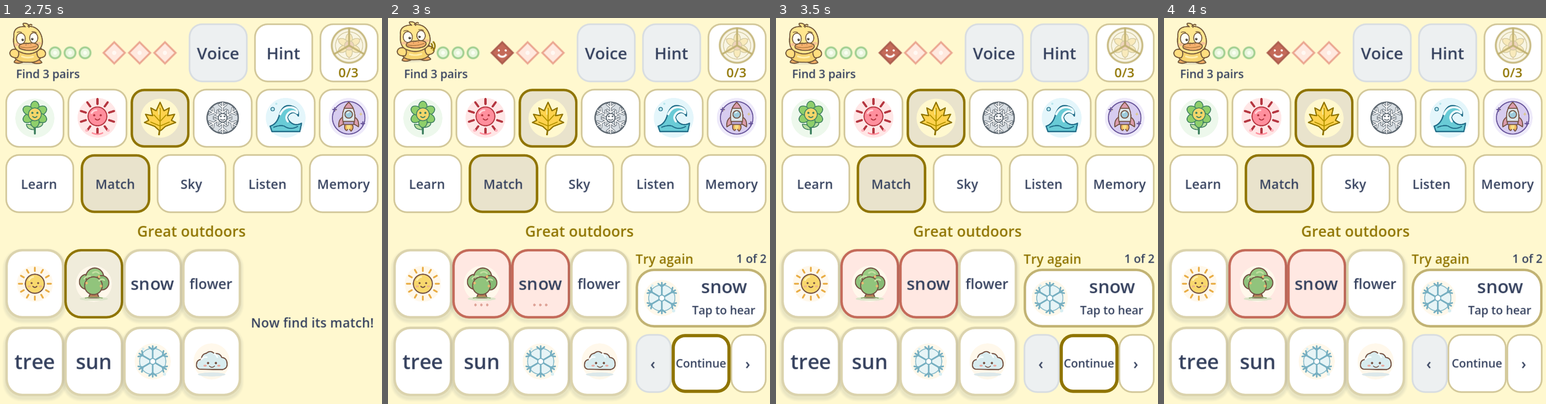
Above: before the commit, frames 1-4 (left to right).
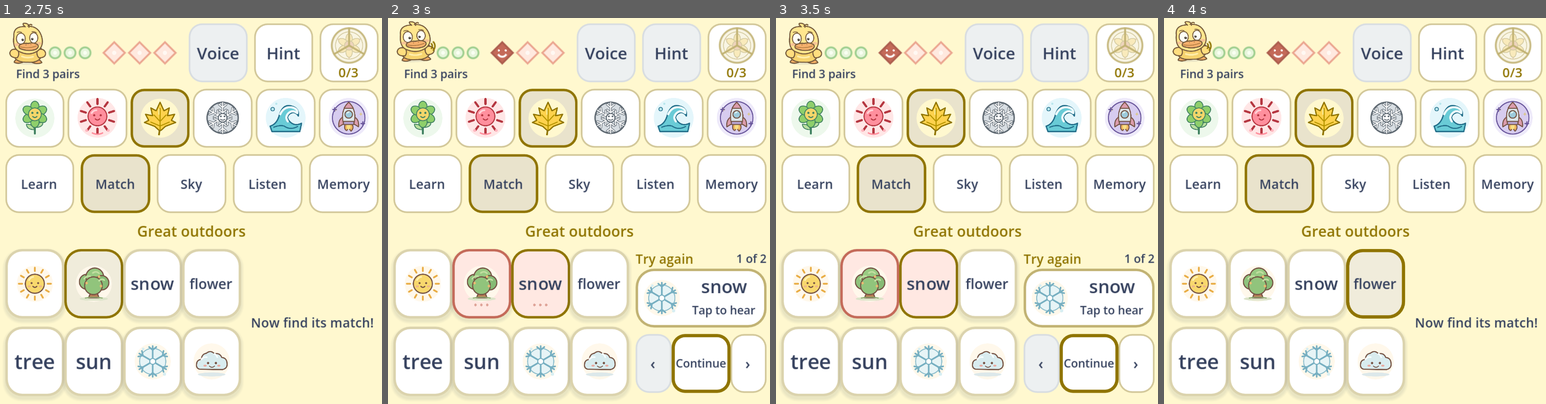
Above: after the commit, the same moments.

Repository: muji-wyh/tesisgame
Game: Godot game, scene res://scenes/main.tscn
Same seed, same stepped clock (60 frames per second), same inputs: the game is played once before the commit and once after it.
Inputs (mouse positions are in pixels of both pictures, inside the frame that each line leads up to):
- Up to frame 1 (2.75 s): click "Play Match" at 0.5 s; click "sun" at 1.25 s; click "tree" at 2 s
- Up to frame 2 (3 s): click "snow" at 2.75 s
- Up to frame 3 (3.5 s): no input
- Up to frame 4 (4 s): click (1374, 284) at 3.5 s, where only the run after the commit has a clickable "flower"

Frame 1 is identical in both runs. In frame 2, 0.4% of the frame differs, in the area x 32-48%, y 59-78%; in frame 3, 0.4%; in frame 4, 18%, in the area x 2-100%, y 0-98%.

Commit message:
fix: accept the next Match card during feedback

Diff:
--- a/scripts/game_ui.gd
+++ b/scripts/game_ui.gd
@@ -1807,10 +1807,7 @@
 	_mistakes.visible = not _mode_id in ["learn", "memory"]
 	_message.visible = playing and _mode_id == "match" and not correcting and not _voice_mode
 	_outcome.visible = not playing
-	for id in cards:
-		cards[id].refresh(palette, model.selected_id == id, model.matched_ids.has(id),
-			model.phase == "feedback" and not model.last_correct and model.feedback_ids.has(id),
-			model.phase != "waiting" and model.phase != "matching", model.hint_ids.has(id))
+	_refresh_match_cards()
 	if not model.hint_ids.is_empty():
 		_message.text = "Hint: match the %s cards." % model.card_by_id(model.hint_ids[0]).word.text
 	elif model.phase == "matching":
@@ -2015,6 +2012,15 @@
 	_announce_status(str(word.text) + ". Look at the picture and say the word.")
 
 
+func _refresh_match_cards() -> void:
+	var palette: Dictionary = Data.theme(model.theme_id)
+	var locked: bool = not model.phase in ["waiting", "matching"] and not (_mode_id == "match" and model.phase == "feedback" and not _voice_mode)
+	for id in cards:
+		cards[id].refresh(palette, model.selected_id == id, model.matched_ids.has(id),
+			model.phase == "feedback" and not model.last_correct and model.feedback_ids.has(id),
+			locked, model.hint_ids.has(id))
+
+
 func _show_match_feedback() -> void:
 	var key := ",".join(model.feedback_ids)
 	if key == _feedback_key:
@@ -2047,7 +2053,7 @@
 
 
 func _continue_match() -> void:
-	if collection_page.visible or _preview_page.visible or _mode_id != "match":
+	if collection_page.visible or _preview_page.visible or _mode_id != "match" or model.phase != "feedback":
 		return
 	audio.stop_voice()
 	_resolve_feedback()
@@ -2189,6 +2195,17 @@
 
 func _select_card(id: String) -> void:
 	if _mode_id != "match" or collection_page.visible or _preview_page.visible:
+		return
+	if not cards.has(id) or model.card_by_id(id).is_empty() or model.matched_ids.has(id):
+		return
+	if model.phase == "feedback":
+		if _voice_mode:
+			return
+		# The same tap acknowledges feedback and starts the next pair in place.
+		_continue_match()
+		if model.phase in ["waiting", "matching"]:
+			cards[id].grab_focus()
+	if not model.phase in ["waiting", "matching"]:
 		return
 	if not _voice_mode:
 		audio.interact(model.theme_id, model.phase != "lost")
@@ -2828,6 +2845,7 @@
 	elif _host != null and bool(_host.speechAvailable()) and model.phase in ["waiting", "matching", "feedback"]:
 		_voice_mode = true
 		_voice_space.show()
+		_refresh_match_cards()
 		_layout()
 		audio.halt()
 		_sync_voice_bounds()
@@ -2855,6 +2873,7 @@
 	_voice_button.button_pressed = enabled
 	_voice_space.visible = enabled
 	if layout_changed:
+		_refresh_match_cards()
 		_layout()
 	if enabled:
 		audio.halt()
@@ -2904,6 +2923,7 @@
 	if _voice_button != null:
 		_voice_button.button_pressed = false
 	if was_enabled:
+		_refresh_match_cards()
 		_layout()
 	if was_enabled and _host != null:
 		_host.stopSpeech()
--- a/tests/godot/steady_match_tests.gd
+++ b/tests/godot/steady_match_tests.gd
@@ -67,9 +67,6 @@
 		check_board(app, before, "wrong feedback immediately")
 		await settle()
 		check_board(app, before, "wrong feedback settled")
-		var attempts: int = app.model.mistakes
-		app.cards[pairs[2] + ":word"].pressed.emit()
-		check(app.model.mistakes == attempts and app.model.phase == "feedback", "Rapid answer cannot bypass feedback")
 		app._match_feedback.next_button.pressed.emit()
 		await settle()
 		check_board(app, before, "second correction word")
@@ -85,6 +82,60 @@
 		await settle()
 		check_board(app, before, "Continue after correct")
 		check(app.model.successes == 1 and app.model.mistakes == 1, "Exactly one match and mistake recorded")
+		app.cards[pairs[1] + ":word"].pressed.emit()
+		app.cards[pairs[2] + ":image"].pressed.emit()
+		var next: String = pairs[2] + ":word"
+		check(not app.cards[next].disabled, "An unmatched card remains actionable during wrong feedback")
+		app._select_card("missing-card")
+		check(app.model.phase == "feedback", "An invalid card cannot dismiss feedback")
+		app._show_collection()
+		app.cards[next].pressed.emit()
+		check(app.model.phase == "feedback", "A covered board cannot dismiss feedback")
+		app._hide_collection()
+		app.cards[next].pressed.emit()
+		check(app.model.phase == "matching" and app.model.selected_id == next, "The first tap after a mistake selects that exact card")
+		check(app.model.mistakes == 2 and app.model.successes == 1, "Continuing by card does not score another attempt")
+		check(not app._match_feedback.visible and root.gui_get_focus_owner() == app.cards[next], "The tapped card owns visible selection and keyboard focus")
+		app._continue_match()
+		check(app.model.selected_id == next and root.gui_get_focus_owner() == app.cards[next], "A stale Continue cannot steal the new selection or focus")
+		await settle()
+		check_board(app, before, "Direct selection after wrong")
+		app.cards[next].pressed.emit()
+		check(app.model.phase == "waiting", "A repeated tap cancels the new selection without a mistake")
+		app.cards[pairs[1] + ":word"].pressed.emit()
+		app.cards[pairs[1] + ":image"].pressed.emit()
+		app.cards[pairs[1] + ":word"].pressed.emit()
+		check(app.model.phase == "feedback" and app.cards[pairs[1] + ":word"].disabled, "Completed cards cannot dismiss feedback or score twice")
+		app.cards[next].pressed.emit()
+		check(app.model.selected_id == next and app.model.successes == 2, "Correct feedback also accepts the first tap on another card")
+		app.cards[pairs[2] + ":image"].pressed.emit()
+		check(app.model.phase == "feedback" and app.model.successes == 3, "The final pair scores exactly once")
+		var orphan: String = ""
+		for id in app.cards:
+			if not app.model.matched_ids.has(id):
+				orphan = id
+				break
+		app.cards[orphan].pressed.emit()
+		check(app.model.phase == "won" and app.model.selected_id.is_empty(), "A card tap after the final pair advances only to the result")
+		check(root.gui_get_focus_owner() == app.chest_button, "The winning result keeps chest focus")
+		app.cards[orphan].pressed.emit()
+		app._continue_match()
+		check(app.model.phase == "won" and app.model.successes == 3 and app.model.mistakes == 2, "Repeated result input neither restarts nor scores")
+	app.new_round(21, true)
+	var wrong: Array = []
+	for card in app.model.cards:
+		if wrong.is_empty() or (card.kind != wrong[0].kind and card.word.id != wrong[0].word.id):
+			wrong.append(card)
+		if wrong.size() == 2:
+			break
+	for attempt in range(3):
+		app.cards[wrong[0].id].pressed.emit()
+		app.cards[wrong[1].id].pressed.emit()
+		if attempt < 2:
+			app._continue_match()
+	app.cards[wrong[0].id].pressed.emit()
+	check(app.model.phase == "lost" and app.model.selected_id.is_empty() and app.model.mistakes == 3, "A tap after the third mistake advances to loss without another attempt")
+	check(root.gui_get_focus_owner() == app.replay_button, "The losing result keeps replay focus")
 	for mode in ["learn", "sky", "listen", "memory", "match"]:
 		root.size = Vector2i(480, 900)
 		app.choose_mode(mode)
--- a/tests/godot/ui_audio_flow_tests.gd
+++ b/tests/godot/ui_audio_flow_tests.gd
@@ -97,6 +97,14 @@
 				break
 		app._on_voice_result([word, true])
 		check(app.model.phase == "feedback" and not app.feedback_timer.is_stopped(), "Voice feedback initially has its automatic timer")
+		var next_id: String = ""
+		for id in app.cards:
+			if not app.model.matched_ids.has(id):
+				next_id = id
+				break
+		app.cards[next_id].pressed.emit()
+		check(app.cards[next_id].disabled and app.model.phase == "feedback" and app.model.successes == 1,
+			"Card input cannot skip automatic voice feedback")
 		match exit_path:
 			"stop": app._stop_voice()
 			"speech_end": app._on_voice_state([false, false, "Stopped"])
@@ -107,8 +115,10 @@
 		check(app.model.phase == "feedback", exit_path + " preserves the correction until an explicit Continue")
 		if app.collection_page.visible:
 			app._hide_collection()
-		app._continue_match()
-		check(app.model.phase == "waiting", "The preserved correction is still answerable")
+		check(not app.cards[next_id].disabled, exit_path + " immediately restores card input without another refresh")
+		app.cards[next_id].pressed.emit()
+		check(app.model.phase == "matching" and app.model.selected_id == next_id,
+			"The first tap after voice ends continues and selects the tapped card")
 	app.audio.halt()
 	app.queue_free()
 	await process_frame
Not shown, added: docs/qa/2026-09-11-responsive-match-feedback.md
Not shown, changed: tests/browser/steady-flow.spec.cjs
